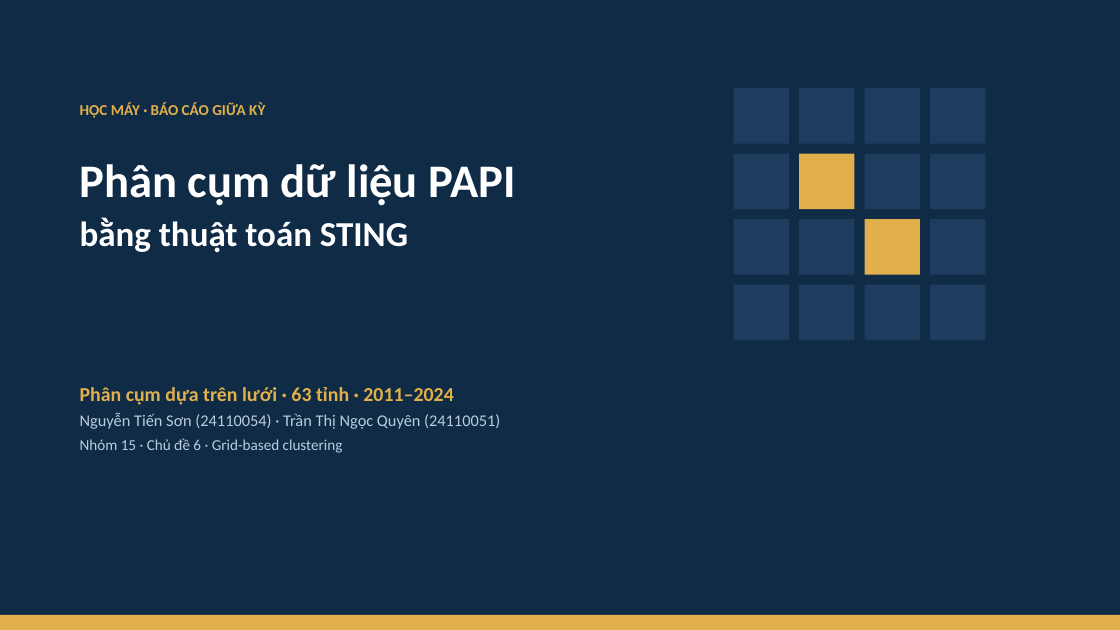
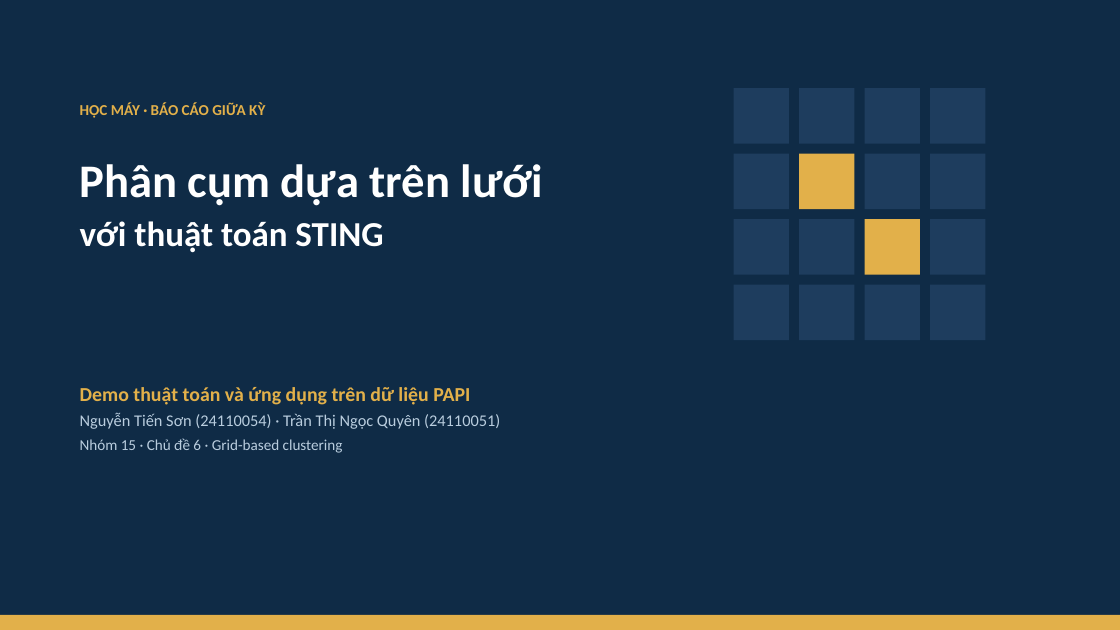
Before and after one commit to JasonTM17/Grid_Based_Sociology, a slide deck: slide 1 of slides/submission.pptx. Drawn at 1120x630 pixels with LibreOffice and Linux fonts; fonts in the diff are those of the drawing. Boxes give left, top, right and bottom in pixels: in the first picture for what was removed or moved away, otherwise in the second. Text is boxed around its words. In the diff, an @@ line names an element or a change of style, - is before the commit and + after.

Commit message:
docs(midterm): clarify demo and organize study material

```diff
--- a/slides/submission.pptx
+++ b/slides/submission.pptx
@@ text at <box>80,164,544,253</box>: text changed; size 30 to 40 pt @@
-Phân cụm dữ liệu PAPI
-bằng thuật toán STING
+Phân cụm dựa trên lưới
+với thuật toán STING
@@ text at <box>80,387,470,405</box>: text changed @@
-Phân cụm dựa trên lưới · 63 tỉnh · 2011–2024
+Demo thuật toán và ứng dụng trên dữ liệu PAPI
```
Also in this commit, not shown: 2 other slides changed, 30 other files.
